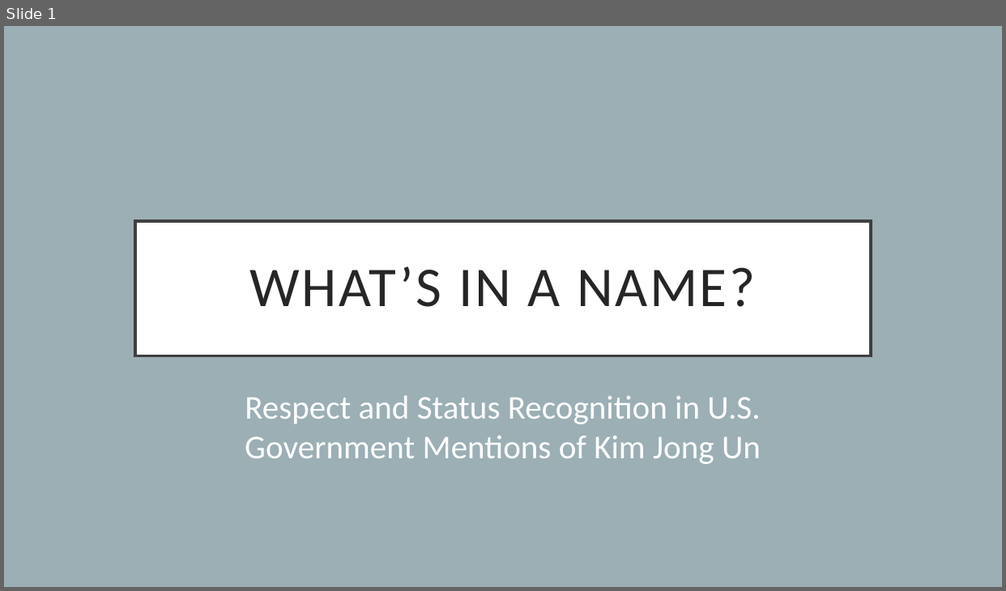
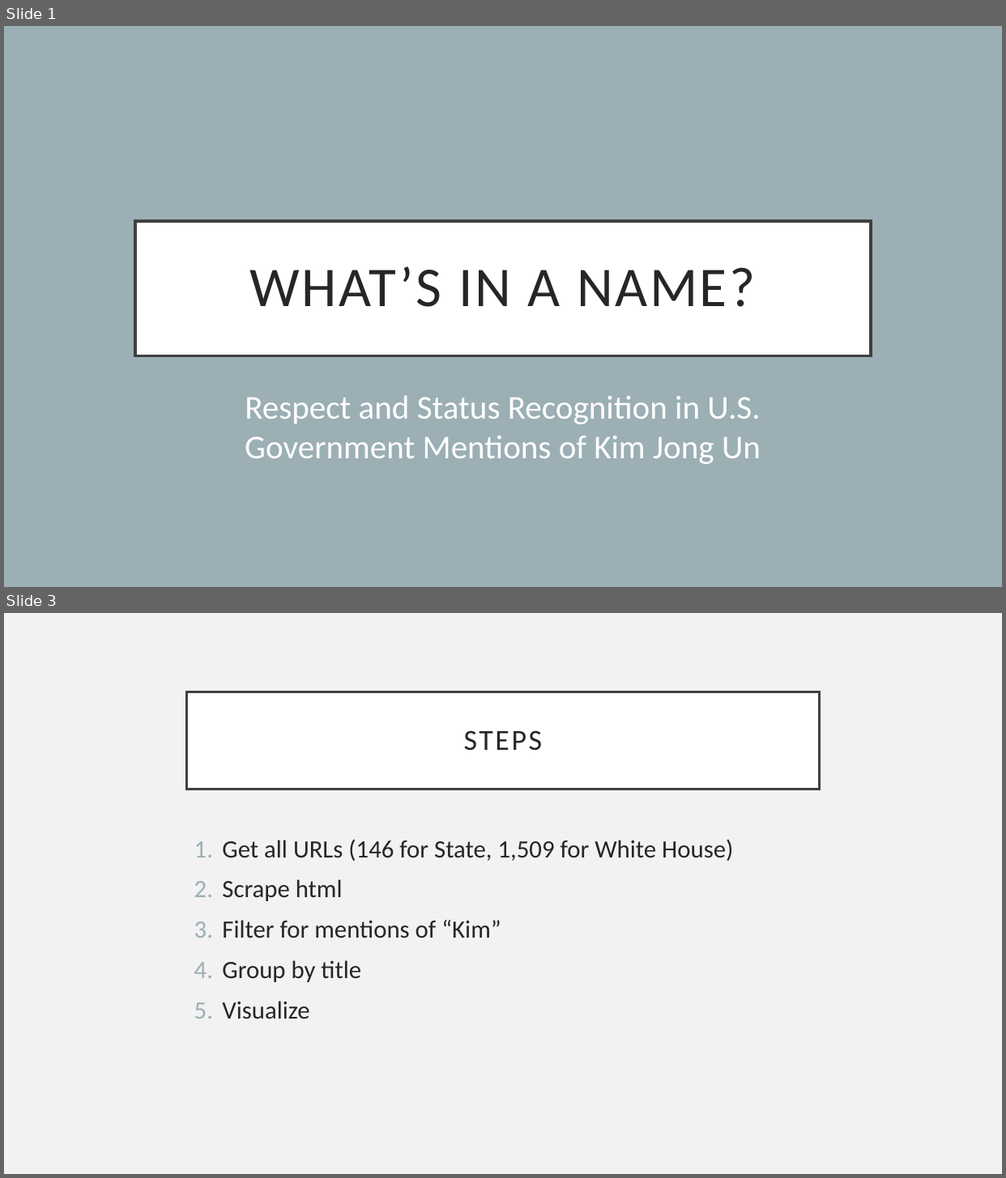
Before and after one commit to gibsj/plsc31101-final-project, a slide deck: Presentation/Lightning Talk.pptx. Shown one above the other, each under a label of ours: slide 1 before the commit, slides 1 and 3 after it; the slides between them are not shown. The pictures are 1006x591 and 1006x1178 pixels, drawn with LibreOffice and Linux fonts; fonts in the diff are those of the drawing. Boxes give left, top, right and bottom in pixels: in the first picture for what was removed or moved away, otherwise in the second. Text is boxed around its words. In the diff, an @@ line names an element or a change of style, - is before the commit and + after.

```diff
--- a/Presentation/Lightning Talk.pptx
+++ b/Presentation/Lightning Talk.pptx
@@ slide 3 added at [4, 613, 1002, 1174], background #F2F2F2 @@
@@ title added at [187, 692, 819, 789], fill #FFFFFF, outline #404040 2.5 pt, 28 pt, text #262626 @@
+STEPS
@@ text added at [222, 839, 733, 1020], 24 pt, text #262626 @@
+1. Get all URLs (146 for State, 1,509 for White House)
+2. Scrape html
+3. Filter for mentions of “Kim”
+4. Group by title
+5. Visualize
```
Also in this commit, not shown: 1 slide changed, 2 other slides added, 11 other files.
